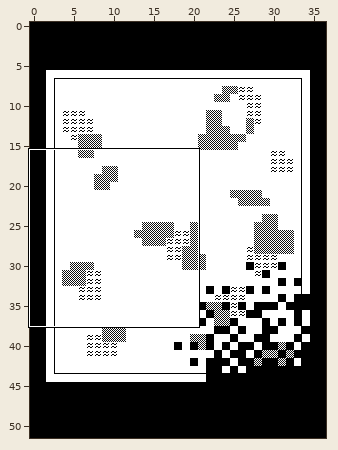
One commit to this Tiled map (JSON): assets/tilemaps/menuTilemap.json. The picture above shows the old version from afar; the outline marks the close-up.
Close-up. First the earlier version:
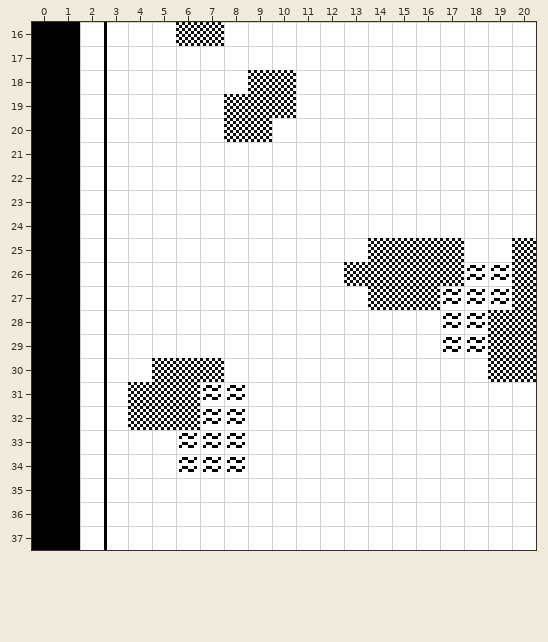
Cells are 8x8 px. Shown: x 0..20, y 16..37. The commit also changed other parts of the map, which this record leaves out.
The same view after the edit:
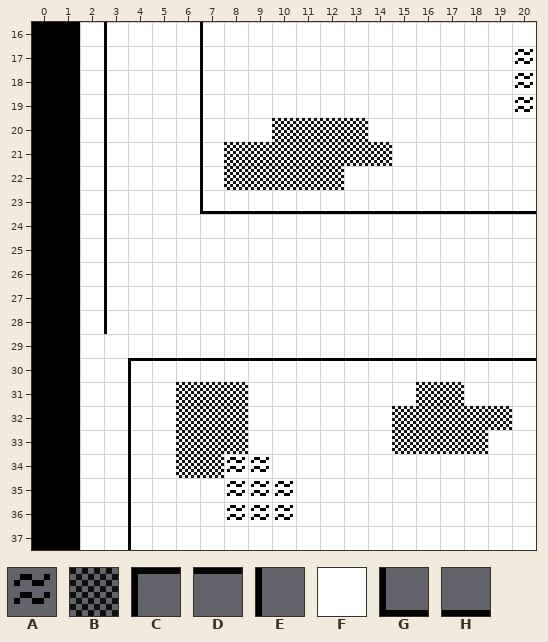
Key: from "clues_tilesheet": A 3, B 4, C 6, D 7, E 11, F 15, G 16, H 17.
_ is an empty cell, . an unchanged one.
Tiles of an added or newly shown layer are drawn over the layers below it.
Changes in this commit:
--- layer "YouAreFrame" (now shown)
@@ x 6..20 @@
-16 __.............
-17 ._.............
-18 ._.............
-19 ._.............
-20 ._.............
-21 ._.............
-22 ._.............
-23 .______________
+16 FE.............
+17 .E.............
+18 .E.............
+19 .E.............
+20 .E.............
+21 .E.............
+22 .E.............
+23 .GHHHHHHHHHHHHH
@@ x 3..20 @@
-29 _.............____
-30 __________________
-31 __................
-32 __................
-33 __................
-34 __................
-35 __................
-36 __................
-37 __................
+29 F.............FFFF
+30 FCDDDDDDDDDDDDDDDD
+31 FE................
+32 FE................
+33 FE................
+34 FE................
+35 FE................
+36 FE................
+37 FE................
--- layer "YouAreCheckers" (now shown)
@@ x 8..14 @@
-20 ..____.
-21 _______
-22 _____..
+20 ..BBBB.
+21 BBBBBBB
+22 BBBBB..
@@ x 6..19 @@
-31 .__.......__..
-32 .__......_____
-33 ___......____.
-34 __............
+31 .BB.......BB..
+32 .BB......BBBBB
+33 BBB......BBBB.
+34 BB............
--- layer "YouAreWaves" (now shown)
@@ x 20..20 @@
-17 _
-18 _
-19 _
+17 A
+18 A
+19 A
@@ x 8..10 @@
-34 ._.
-35 ___
-36 ___
+34 .A.
+35 AAA
+36 AAA
--- layer "ForBackground" (now hidden)
@@ x 6..20 @@
-16 FF.............
-17 .F............F
-18 .F.FF.........F
-19 .FFFF.........F
-20 .FFFFFFF.......
-21 .FFFFFFFF......
-22 .FFFFFF........
-23 .FFFFFFFFFFFFFF
+16 __.............
+17 ._............_
+18 ._.__........._
+19 .____........._
+20 ._______.......
+21 .________......
+22 .______........
+23 .______________
@@ x 3..20 @@
-25 ...........FFFF..F
-26 ..........FFFFFFFF
-27 ...........FFFFFFF
-28 ..............FFFF
-29 F.............FFFF
-30 FFFFFFFFFFFFFFFFFF
-31 FFF.FF.......FF...
-32 FFF.FF......FFFFF.
-33 FF.FFF......FFFF..
-34 FF.FF.F...........
-35 FF...FFF..........
-36 FF...FFF..........
-37 FF................
+25 ...........____.._
+26 ..........________
+27 ..........._______
+28 ..............____
+29 _.............____
+30 __________________
+31 ___.__.......__...
+32 ___.__......_____.
+33 __.___......____..
+34 __.__._...........
+35 __...___..........
+36 __...___..........
+37 __................
--- layer "ForFrame" (now hidden)
@@ x 3..3 @@
-29 E
-30 E
-31 E
-32 E
-33 E
-34 E
-35 E
-36 E
-37 E
+29 _
+30 _
+31 _
+32 _
+33 _
+34 _
+35 _
+36 _
+37 _
--- layer "ForCheckers" (now hidden)
@@ x 6..7 @@
-16 BB
+16 __
@@ x 8..10 @@
-18 .BB
-19 BBB
-20 BB.
+18 .__
+19 ___
+20 __.
@@ x 4..20 @@
-25 ..........BBBB..B
-26 .........BBBBB..B
-27 ..........BBB...B
-28 ...............BB
-29 ...............BB
-30 .BBB...........BB
-31 BB...............
-32 BB...............
+25 ..........____.._
+26 ........._____.._
+27 ..........___..._
+28 ...............__
+29 ...............__
+30 .___...........__
+31 __...............
+32 __...............
--- layer "ForWaves" (now hidden)
@@ x 17..19 @@
-26 .AA
-27 AAA
-28 AA.
-29 AA.
+26 .__
+27 ___
+28 __.
+29 __.
@@ x 6..8 @@
-31 .AA
-32 .AA
-33 AAA
-34 AA.
+31 .__
+32 .__
+33 ___
+34 __.
Pixel boxes of the changes (left, top, right, bottom) in both close-ups:
changed: (176, 22, 536, 214)
changed: (104, 238, 536, 550)
